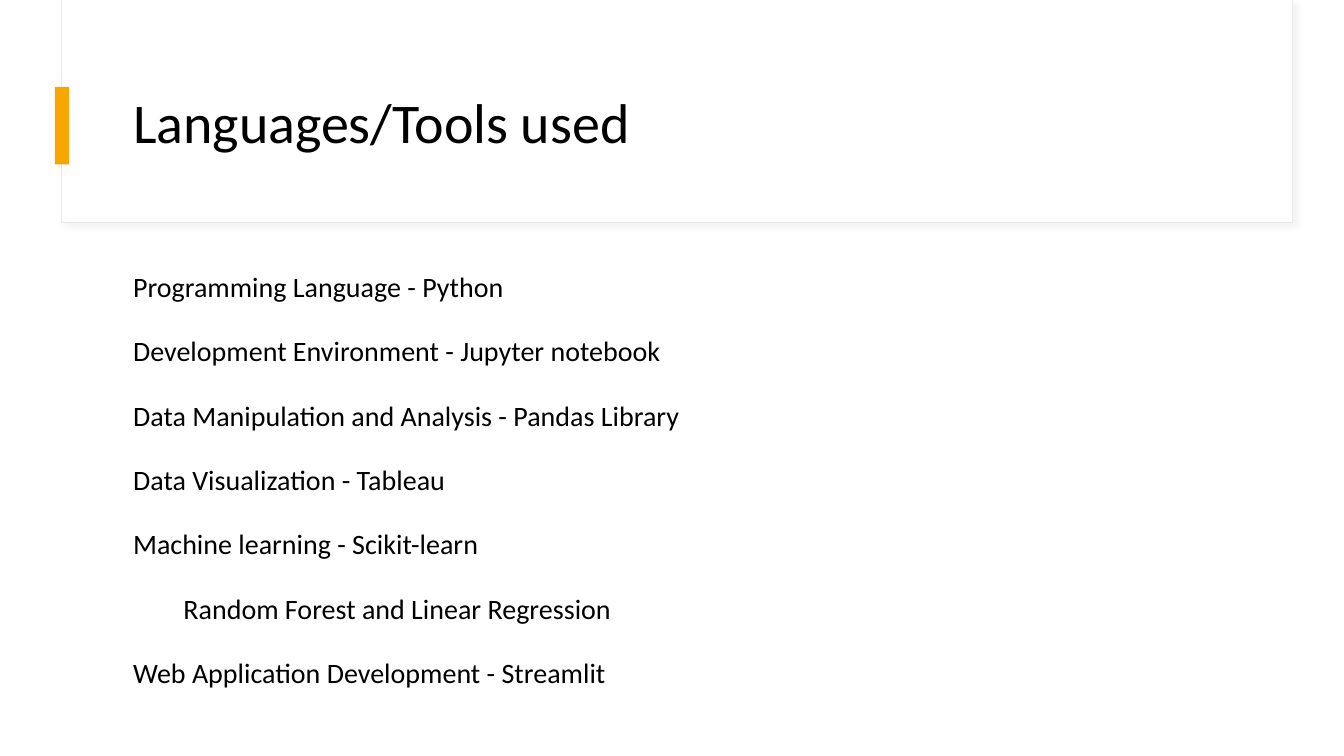
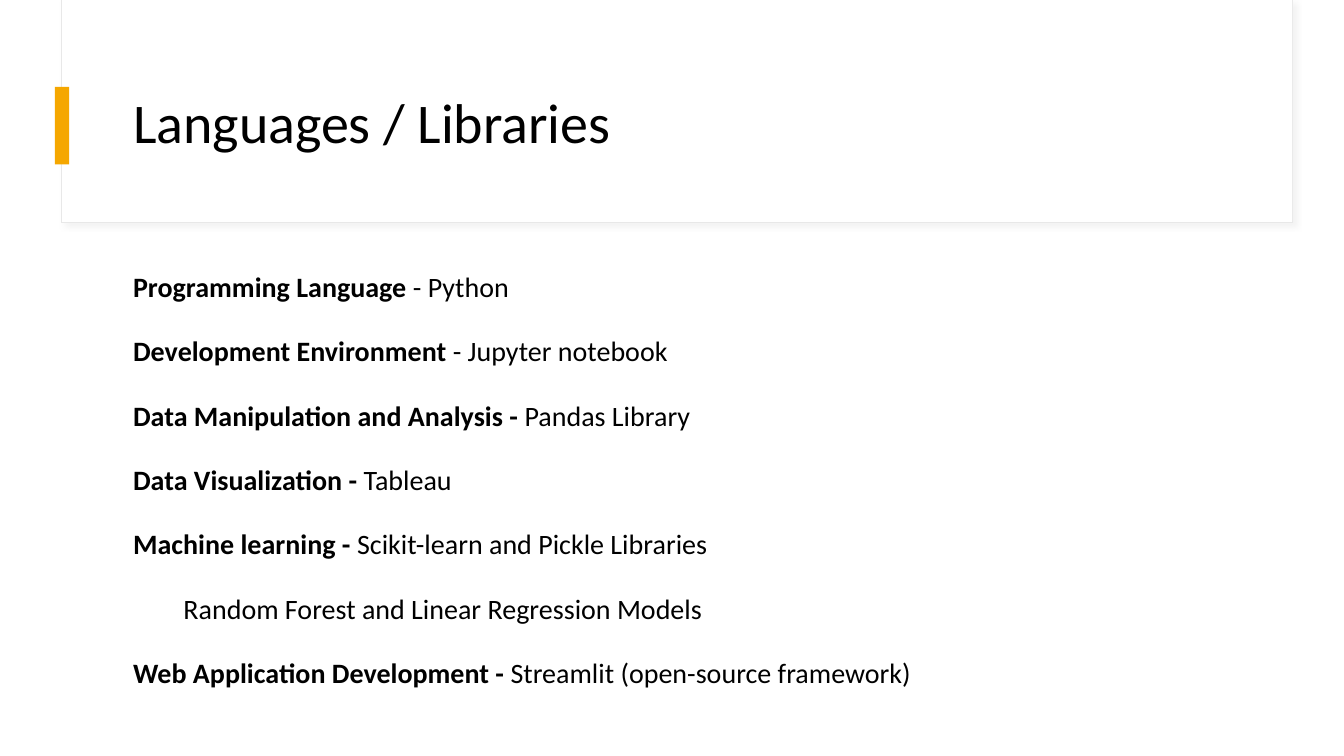
Before and after one commit to gustavo-cupertino/project-4-group-6, a slide deck: slide 5 of Project Presentation.pptx. Drawn at 1344x756 pixels with LibreOffice and Linux fonts; fonts in the diff are those of the drawing. Boxes give left, top, right and bottom in pixels: in the first picture for what was removed or moved away, otherwise in the second. Text is boxed around its words. In the diff, an @@ line names an element or a change of style, - is before the commit and + after.

```diff
--- a/Project Presentation.pptx
+++ b/Project Presentation.pptx
@@ title at (133,104,611,153): text changed @@
-Languages/Tools used
+Languages / Libraries
@@ text at (133,277,690,491): bold on in "Programming Language", "Development Environment", "Data Manipulation and Analysis -", "Data Visualization -" @@
@@ text at (133,534,911,688): text changed @@
-Machine learning - Scikit-learn
-Random Forest and Linear Regression
-Web Application Development - Streamlit
+Machine learning - Scikit-learn and Pickle Libraries
+Random Forest and Linear Regression Models
+Web Application Development - Streamlit (open-source framework)
```
Also in this commit, not shown: 12 other slides changed, 2 slides added, 2 slides removed.
